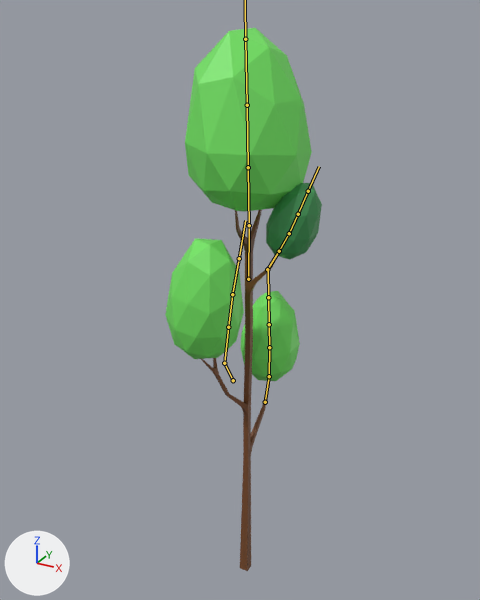
An edit to the FBX model UntitledProject/Assets/Animations/TollBoiAnim.fbx, drawn before and after from the same camera.
Before and after are seen from a 50 mm camera at (9.24, -17.38, 20.05) aimed at (-0.49, 0.3, 11.21). Every picture has the same lights, and +X, +Y and +Z are marked at lower left. Both versions are drawn at frame 88 of the action 'Armature|ArmatureAction'; the numbers are the values there. The bones that bend it are drawn over the model as lines.
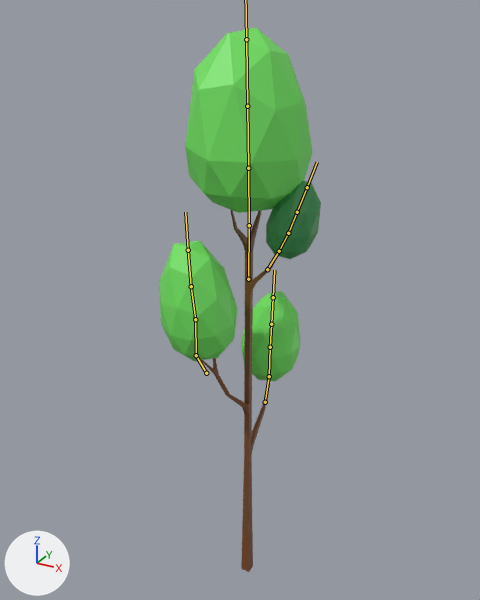
Pixel boxes [x1, y1, x2, y2] of what changed, in the pictures (480 x 600 px):
```json
{"object": "Icosphere.003", "change": "posed", "before": [165, 28, 322, 571], "after": [159, 27, 321, 572]}
{"bone": "Bone.002", "before": "(249, 225) to (248, 167)", "after": "(249, 225) to (248, 168)"}
{"bone": "Bone.001", "before": "(248, 167) to (247, 105)", "after": "(248, 168) to (247, 106)"}
{"bone": "Bone.006", "before": "(279, 251) to (289, 233)", "after": "(279, 251) to (288, 233)"}
{"bone": "Bone.005", "before": "(289, 233) to (298, 214)", "after": "(288, 233) to (297, 212)"}
{"bone": "Bone.010", "before": "(269, 376) to (269, 347)", "after": "(269, 376) to (270, 347)"}
{"bone": "Bone.009", "before": "(269, 347) to (269, 324)", "after": "(270, 347) to (271, 324)"}
{"bone": "Bone.012", "before": "(233, 380) to (224, 363)", "after": "(206, 373) to (196, 355)"}
{"bone": "Bone.014", "before": "(224, 363) to (228, 327)", "after": "(196, 355) to (195, 319)"}
{"bone": "Bone.013", "before": "(228, 327) to (232, 294)", "after": "(195, 319) to (191, 286)"}
```

The change, as JSON lines over the scene's bpy script:
```json
{"block": "bone_bone_002", "where": "bone_bone_002 = bpy.data.objects['Armature'].pose.bones['Bone.002']  # child of 'Bone'"}
{"op": "set", "path": "bone_bone_002.rotation_quaternion", "old": "(1.0, -0.012, 0.0, 0.02)", "new": "(1.0, 0.005, 0.0, 0.004)", "note": "degrees (-1, 0, 2) -> degrees (1, 0, 0)"}
{"block": "bone_bone_001", "where": "bone_bone_001 = bpy.data.objects['Armature'].pose.bones['Bone.001']  # child of 'Bone.002'"}
{"op": "set", "path": "bone_bone_001.rotation_quaternion", "old": "(1.0, -0.021, 0.001, 0.01)", "new": "(1.0, 0.006, 0.0, 0.003)", "note": "degrees (-2, 0, 1) -> degrees (1, 0, 0)"}
{"block": "bone_bone_006", "where": "bone_bone_006 = bpy.data.objects['Armature'].pose.bones['Bone.006']  # child of 'Bone.004'"}
{"op": "set", "path": "bone_bone_006.rotation_quaternion", "old": "(1.0, 0.015, 0.007, -0.013)", "new": "(1.0, -0.008, -0.004, 0.001)", "note": "degrees (2, 1, -1) -> degrees (-1, 0, 0)"}
{"block": "bone_bone_005", "where": "bone_bone_005 = bpy.data.objects['Armature'].pose.bones['Bone.005']  # child of 'Bone.006'"}
{"op": "set", "path": "bone_bone_005.rotation_quaternion", "old": "(1.0, 0.016, 0.006, -0.01)", "new": "(1.0, -0.005, -0.002, 0.008)", "note": "degrees (2, 1, -1) -> degrees (-1, 0, 1)"}
{"block": "bone_bone_010", "where": "bone_bone_010 = bpy.data.objects['Armature'].pose.bones['Bone.010']  # child of 'Bone.008'"}
{"op": "set", "path": "bone_bone_010.rotation_quaternion", "old": "(1.0, 0.002, 0.0, -0.001)", "new": "(1.0, -0.007, 0.0, -0.006)", "note": "degrees (0, 0, 0) -> degrees (-1, 0, -1)"}
{"block": "bone_bone_009", "where": "bone_bone_009 = bpy.data.objects['Armature'].pose.bones['Bone.009']  # child of 'Bone.010'"}
{"op": "set", "path": "bone_bone_009.rotation_quaternion", "old": "(1.0, -0.005, 0.0, 0.012)", "new": "(1.0, -0.008, 0.0, -0.015)", "note": "degrees (-1, 0, 1) -> degrees (-1, 0, -2)"}
{"block": "bone_bone_012", "where": "bone_bone_012 = bpy.data.objects['Armature'].pose.bones['Bone.012']"}
{"op": "set", "path": "bone_bone_012.rotation_quaternion", "old": "(1.0, 0.0, -0.007, -0.011)", "new": "(1.0, 0.0, 0.0, 0.0)", "note": "degrees (0, -1, -1) -> degrees (0, 0, 0)"}
{"block": "bone_bone_014", "where": "bone_bone_014 = bpy.data.objects['Armature'].pose.bones['Bone.014']  # child of 'Bone.012'"}
{"op": "set", "path": "bone_bone_014.rotation_quaternion", "old": "(0.999, 0.001, 0.001, -0.032)", "new": "(1.0, 0.008, 0.0, 0.008)", "note": "degrees (0, 0, -4) -> degrees (1, 0, 1)"}
{"block": "bone_bone_013", "where": "bone_bone_013 = bpy.data.objects['Armature'].pose.bones['Bone.013']  # child of 'Bone.014'"}
{"op": "set", "path": "bone_bone_013.rotation_quaternion", "old": "(0.999, -0.01, -0.003, -0.032)", "new": "(1.0, 0.007, 0.001, 0.013)", "note": "degrees (-1, 0, -4) -> degrees (1, 0, 2)"}
```
